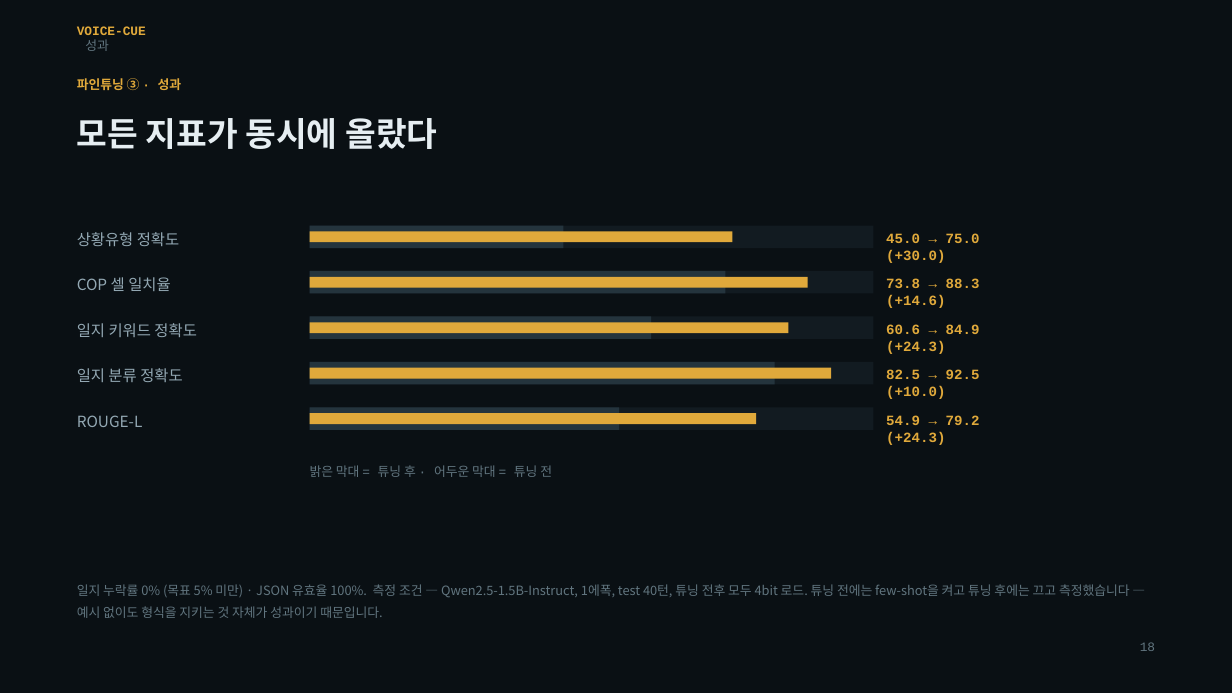
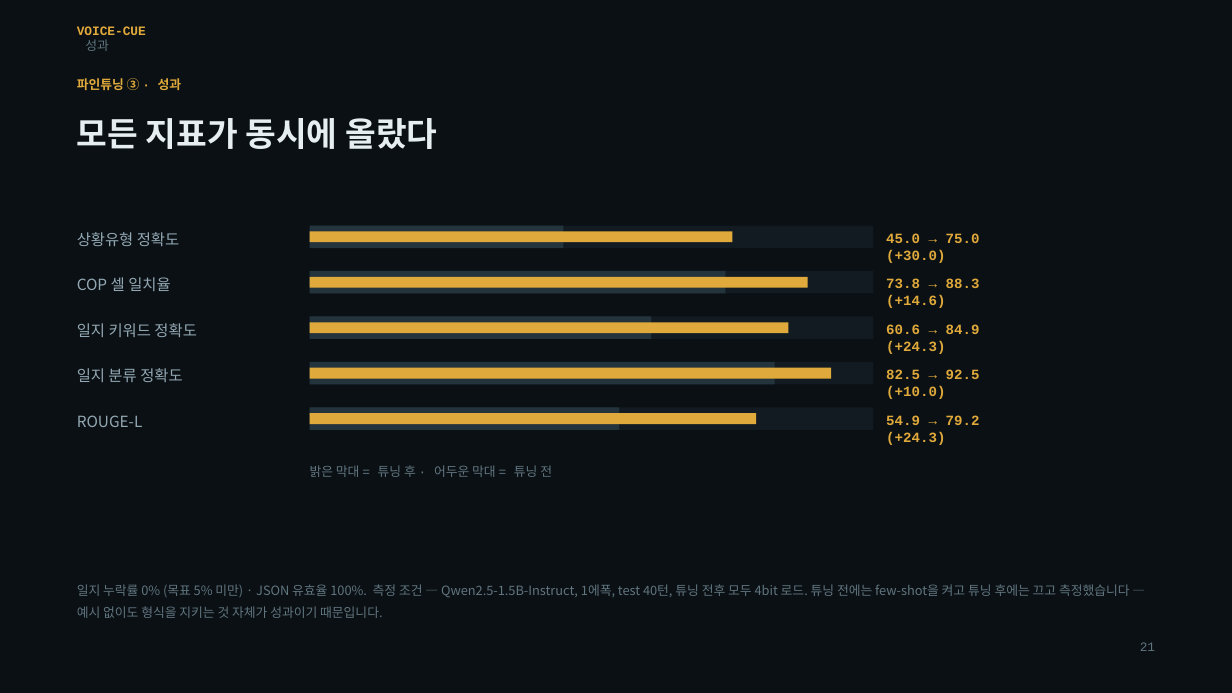
Before and after one commit to MeinBau/voiceq-air3, a slide deck: slide 21 of docs/voicecue_발표.pptx (slide 18 before the commit). Drawn at 1232x693 pixels with LibreOffice and Linux fonts; fonts in the diff are those of the drawing. Boxes give left, top, right and bottom in pixels: in the first picture for what was removed or moved away, otherwise in the second. Text is boxed around its words. In the diff, an @@ line names an element or a change of style, - is before the commit and + after.

```diff
--- a/docs/voicecue_발표.pptx
+++ b/docs/voicecue_발표.pptx
@@ text at box(1140, 642, 1155, 651): text changed @@
-18
+21
```
Also in this commit, not shown: 21 other slides changed, 4 slides added, 1 other file.
